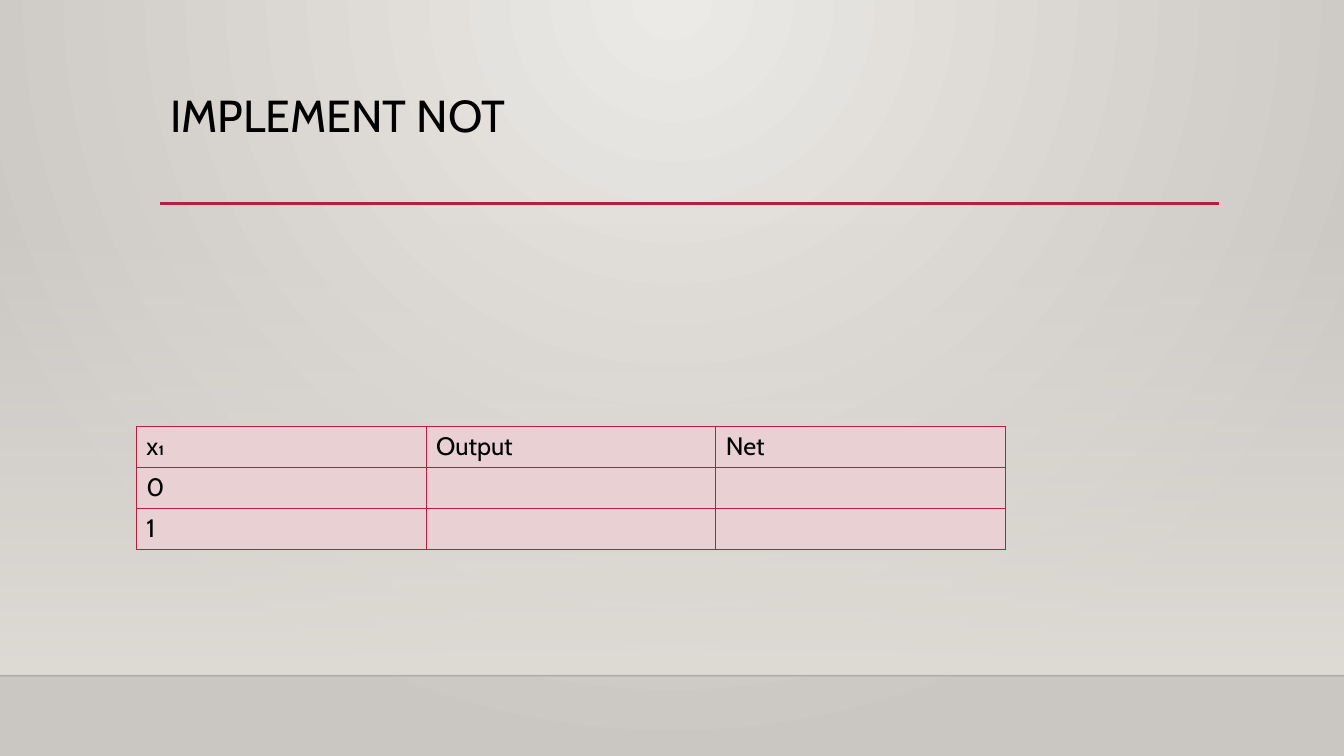
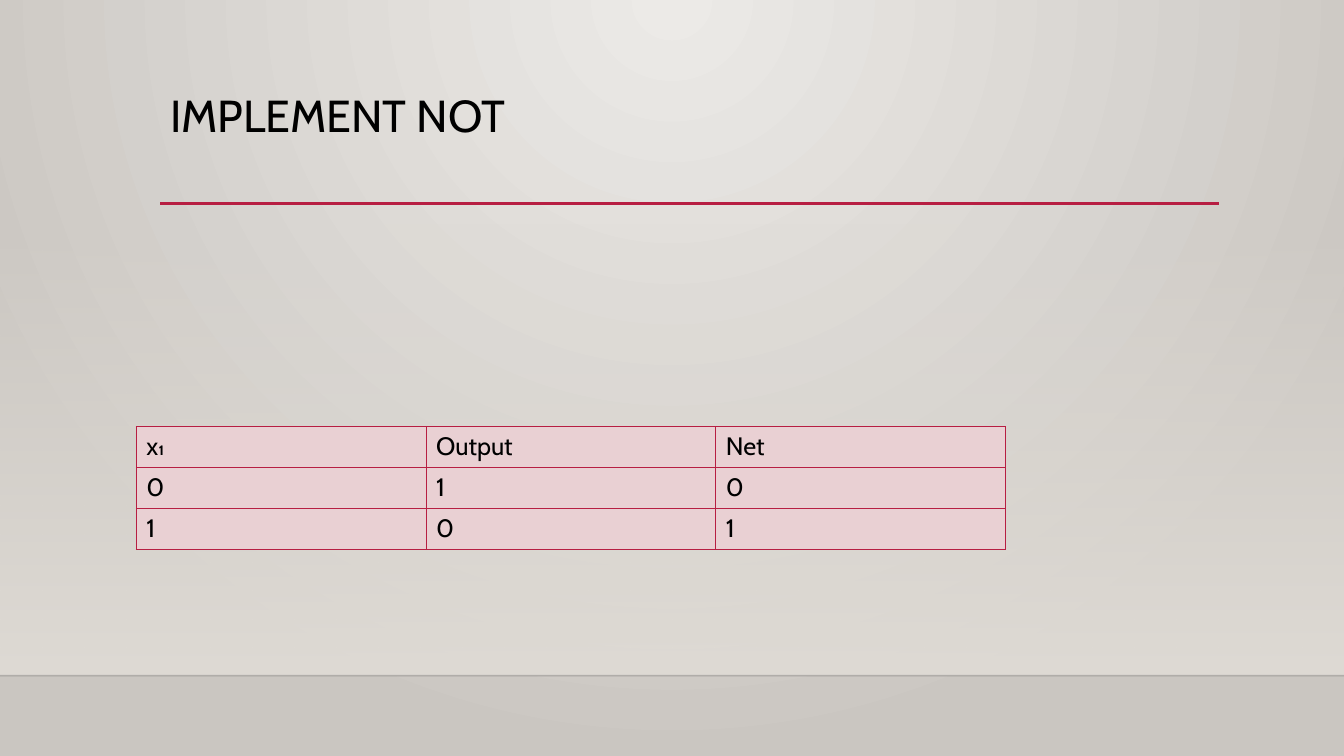
Before and after one commit to SreejithRajan-Lab/Soft-Computing, a slide deck: slide 8 of Presentations/Module 2.pptx. Drawn at 1344x756 pixels with LibreOffice and Linux fonts; fonts in the diff are those of the drawing; grey boxes stand for pictures; background and template pictures are left out. Boxes give left, top, right and bottom in pixels: in the first picture for what was removed or moved away, otherwise in the second. Text is boxed around its words. In the diff, an @@ line names an element or a change of style, - is before the commit and + after.

Commit message:
ppt updated

```diff
--- a/Presentations/Module 2.pptx
+++ b/Presentations/Module 2.pptx
@@ table at [136,426,1007,547] @@
-row 2, column 2: 
+row 2, column 2: 1
-row 2, column 3: 
+row 2, column 3: 0
-row 3, column 2: 
+row 3, column 2: 0
-row 3, column 3: 
+row 3, column 3: 1
```
